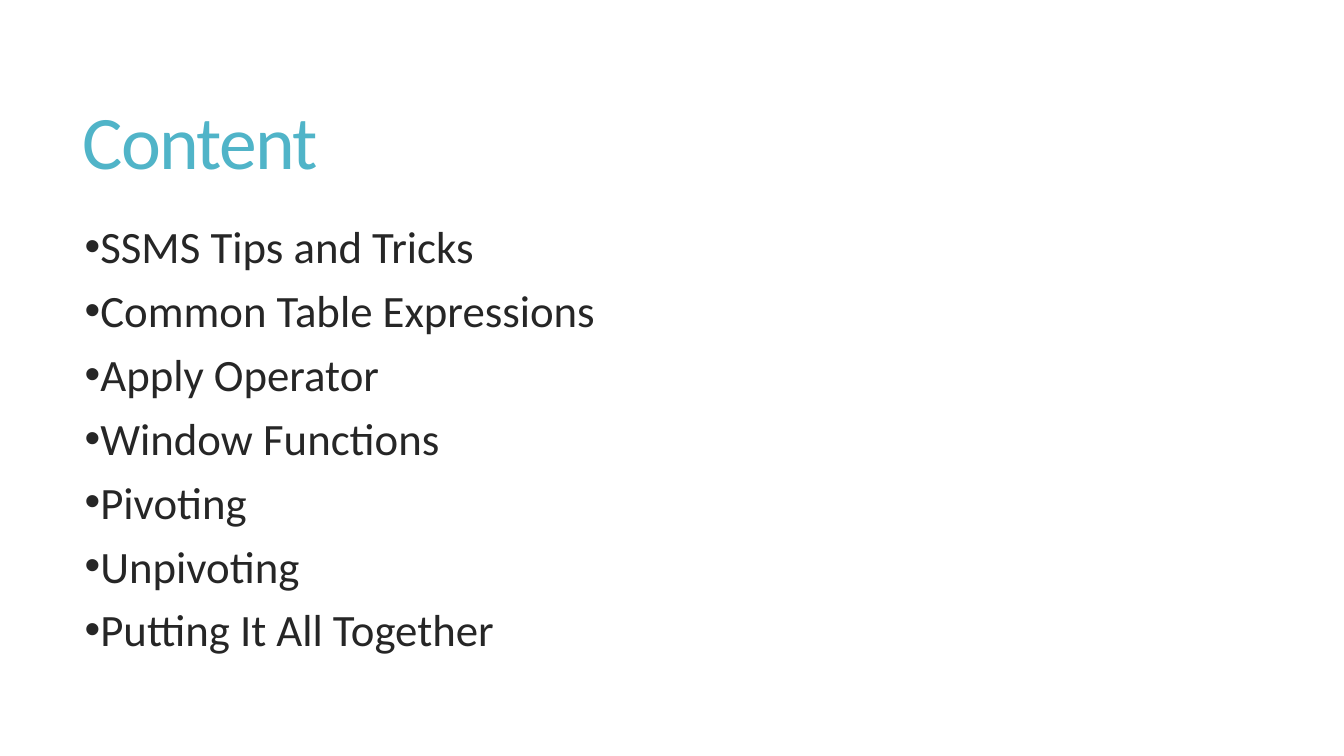
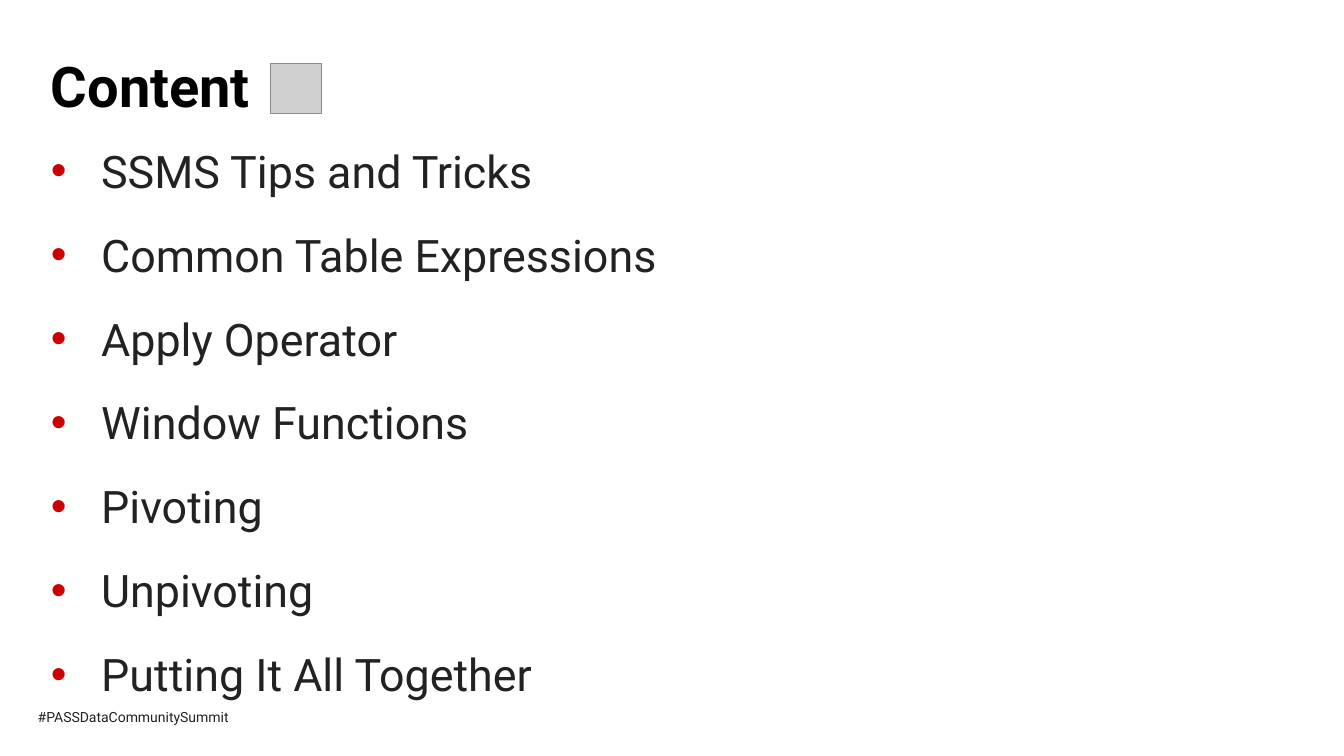
Before and after one commit to BarneyLawrence/Sessions-TSQL-BeyondTheBasics, a slide deck: slide 5 of T-SQL - Beyond the Basics.pptx. Drawn at 1344x756 pixels with LibreOffice and Linux fonts; fonts in the diff are those of the drawing; grey boxes stand for pictures; background and template pictures are left out. Boxes give left, top, right and bottom in pixels: in the first picture for what was removed or moved away, otherwise in the second. Text is boxed around its words. In the diff, an @@ line names an element or a change of style, - is before the commit and + after.

Commit message:
Final updates for PASS Summit 2020

```diff
--- a/T-SQL - Beyond the Basics.pptx
+++ b/T-SQL - Beyond the Basics.pptx
@@ title "Content": place and size @@
-title "Content" at (83,120,319,170)
+title "Content" at (51,66,250,108)
@@ title "Content" at (51,66,250,108): size 54 to 40 pt, font Calibri to Roboto, text colour #50B4C8 to #000000, letter spacing -1.2 to 0 pt, bold on; line spacing 0.85 to 0.9; vertical alignment middle to top @@
@@ picture added at (271,64,322,114) @@
@@ text "SSMS Tips and Tricks": place and size @@
-text "SSMS Tips and Tricks" at (100,232,595,654)
+text "SSMS Tips and Tricks" at (101,154,657,701)
@@ text "SSMS Tips and Tricks" at (101,154,657,701): font Calibri to Roboto, text colour #262626 to #222222; indent changed; line spacing 0.85 to 1.3; less space between paragraphs @@
@@ text added at (38,712,229,725), 10 pt, text #222222 @@
+#PASSDataCommunitySummit
```
Also in this commit, not shown: 10 other slides changed, 12 slides added, 6 slides removed, 15 other files.
